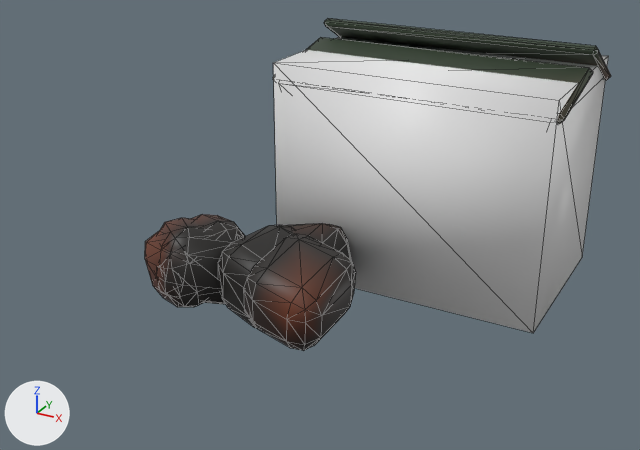
An edit to the glTF model assets/models/contenedor.glb, drawn before and after from the same camera.
The view is the same before and after, from a 50 mm camera at (1.68, -4.41, 2.29) aimed at (-0.35, -0.71, 0.44). Arrows for +X, +Y and +Z are at lower left; the lights stay in place. The picture after the commit comes second. Mesh edges are drawn as thin lines. Where no turn or scale is listed for an object, it has been applied to the vertices.

Before the edit, the objects in view are built like this:
```python
me_contenedor = bpy.data.meshes.new('contenedor')
me_contenedor.from_pydata(...)  # 352 vertices, 672 faces; spans x -1.27..0.77, y -1.24..0.52, z -0.06..1.33
me_contenedor.materials.append(mat_nevado)
me_contenedor_colcaja = bpy.data.meshes.new('contenedor-colcaja')
me_contenedor_colcaja.from_pydata(...)  # a box spanning x -0.75..0.75, y -0.5..0.5, z 0.0..1.2
ob_contenedor = bpy.data.objects.new('contenedor', me_contenedor)
ob_contenedor.location = (0.0, 0.0, 0.0)
ob_contenedor_colcaja = bpy.data.objects.new('contenedor-colcaja', me_contenedor_colcaja)
ob_contenedor_colcaja.location = (0.0, 0.0, 0.0)
```
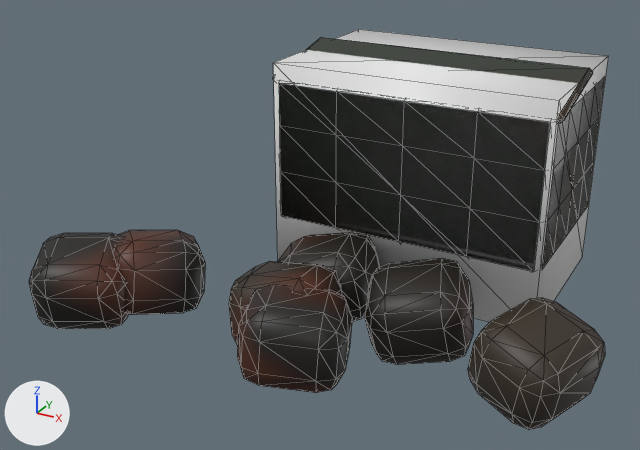
Diff of the bpy script that builds the scene:
```diff
--- a/assets/models/contenedor.glb.py
+++ b/assets/models/contenedor.glb.py
@@ me_contenedor @@
 # used by ob_contenedor; location = (0.0, 0.0, 0.0)
-me_contenedor.from_pydata(...)  # 352 vertices, 672 faces; spans x -1.27..0.77, y -1.24..0.52, z -0.06..1.33
+me_contenedor.from_pydata(...)  # 566 vertices, 1096 faces; spans x -1.67..1.16, y -1.66..0.5, z -0.08..1.24
+# me_contenedor part 1: the loose piece of 56 vertices spanning x -1.27..-0.71, y -1.21..-0.64, z -0.05..0.41 is multiplied about its middle by the matrix ((0.774, 0.556, 0.304), (-0.475, 0.827, -0.301), (-0.419, 0.089, 0.904)), then moved by (-0.4, -0.45, -0.02)
+# me_contenedor part 2: the loose piece of 56 vertices spanning x -0.74..-0.2, y -0.97..-0.49, z -0.05..0.41 is multiplied about its middle by the matrix ((0.996, -0.088, 0.021), (0.09, 0.993, -0.081), (-0.014, 0.082, 0.997)), then moved by (0.18, -0.01, -0.02)
+# me_contenedor part 3: the loose piece of 56 vertices spanning x -0.58..-0.08, y -1.24..-0.7, z -0.06..0.42 is multiplied about its middle by the matrix ((0.963, 0.262, 0.065), (-0.268, 0.953, 0.137), (-0.026, -0.15, 0.988)), then moved by (1.23, -0.04, -0.02)
+# me_contenedor part 4: the loose piece of 56 vertices spanning x -0.8..-0.27, y -1.17..-0.62, z -0.04..0.4 is multiplied about its middle by the matrix ((0.62, 0.783, 0.054), (-0.771, 0.595, 0.228), (0.147, -0.183, 0.972)), then moved by (0.39, -0.44, -0.02)
+# me_contenedor part 5: the loose piece of 56 vertices spanning x -1.26..-0.68, y -1.22..-0.63, z -0.06..0.42 is multiplied about its middle by the matrix ((0.741, 0.571, -0.354), (-0.636, 0.766, -0.096), (0.216, 0.296, 0.93)), then moved by (0.65, -0.2, -0.02)
+# me_contenedor part 6: the loose piece of 56 vertices spanning x -0.58..-0.08, y -1.24..-0.7, z -0.06..0.42 is copied, and the copy is multiplied about its middle by the matrix ((0.45, 0.891, 0.057), (-0.893, 0.45, 0.007), (-0.019, -0.054, 0.998)), then moved by (0.6, 0.13, -0.02); it spans x -0.01..0.55, y -1.1..-0.57, z -0.08..0.4
+# me_contenedor part 7: a new loose piece of 56 vertices spanning x -1.42..-0.85, y -1.42..-0.82, z -0.07..0.39, in mat_nevado
+# me_contenedor part 8: 24 vertices removed from x -0.77..0.77, y 0.08..0.52, z 1.07..1.33; 126 vertices added at x -0.75..0.75, y -0.5..0.5, z 0.08..1.12
+# me_contenedor part 9: 50 kept faces spanning x -0.77..0.77, y -0.5..0.5, z 0.08..1.24 get new vertex colours
 me_contenedor.materials.append(mat_nevado)
```

Where the change shows, as pixel boxes [x1, y1, x2, y2] in the pictures (640 x 450 px; the box of a moved part takes in the faces that stretch with it):
'contenedor', reshaped (24% wider, 18% taller): before [145, 18, 611, 351]; after [29, 37, 605, 429]
part 1 of me_contenedor, moved or reshaped: before [145, 214, 244, 307]; after [29, 233, 128, 329]
part 2 of me_contenedor, moved or reshaped: before [284, 224, 351, 261]; after [277, 232, 380, 322]
part 3 of me_contenedor, moved or reshaped: before [243, 234, 356, 351]; after [468, 298, 605, 429]
part 4 of me_contenedor, moved or reshaped: before [218, 225, 294, 328]; after [237, 284, 352, 393]
part 5 of me_contenedor, moved or reshaped: before [155, 218, 245, 304]; after [229, 261, 342, 346]
part 6 of me_contenedor, added: after [365, 258, 473, 365]
part 7 of me_contenedor, added: after [114, 230, 205, 315]
part 8 of me_contenedor, cut back: before [324, 18, 611, 80]; after [279, 78, 604, 271]
part 9 of me_contenedor, edited (looks the same): [273, 37, 593, 124] in both
